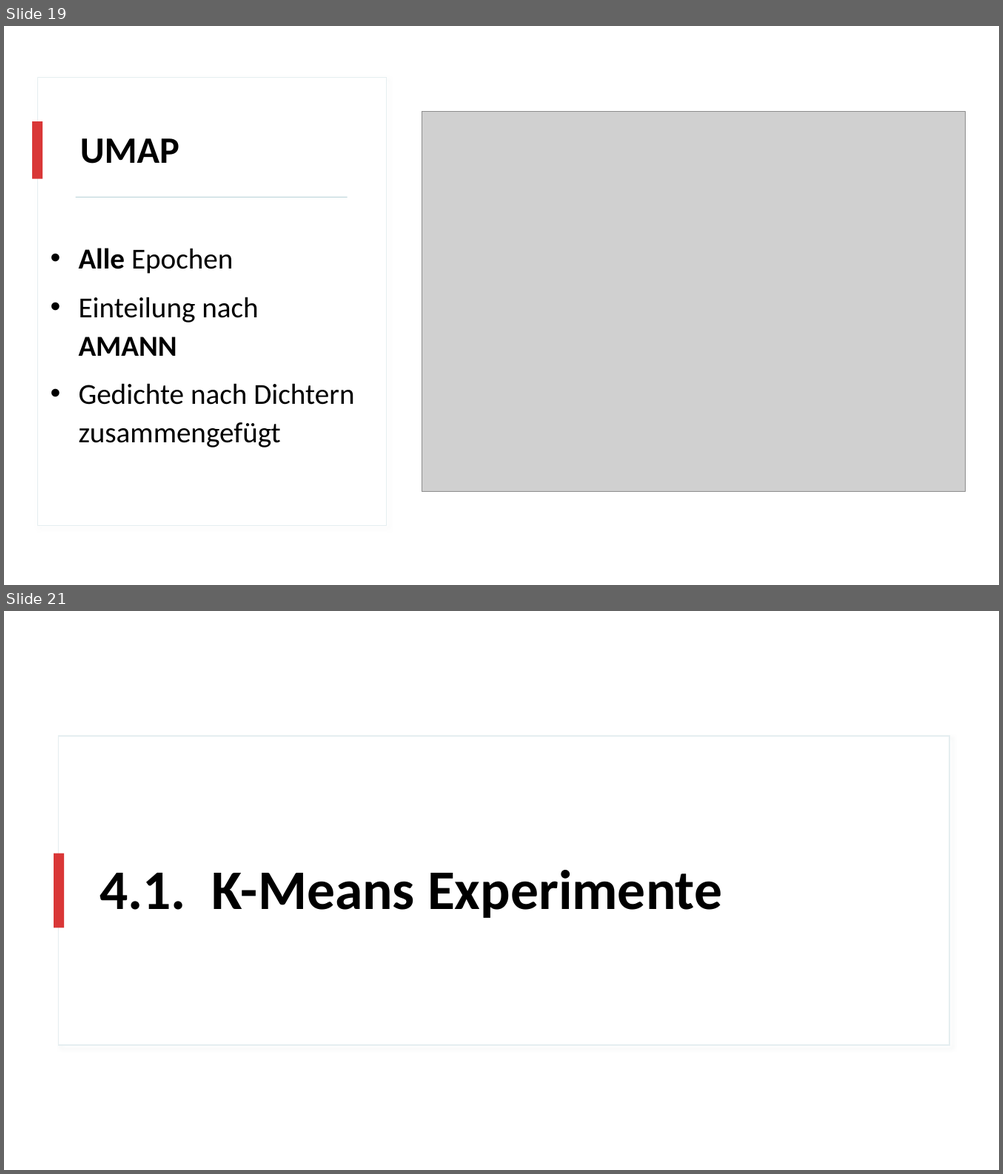
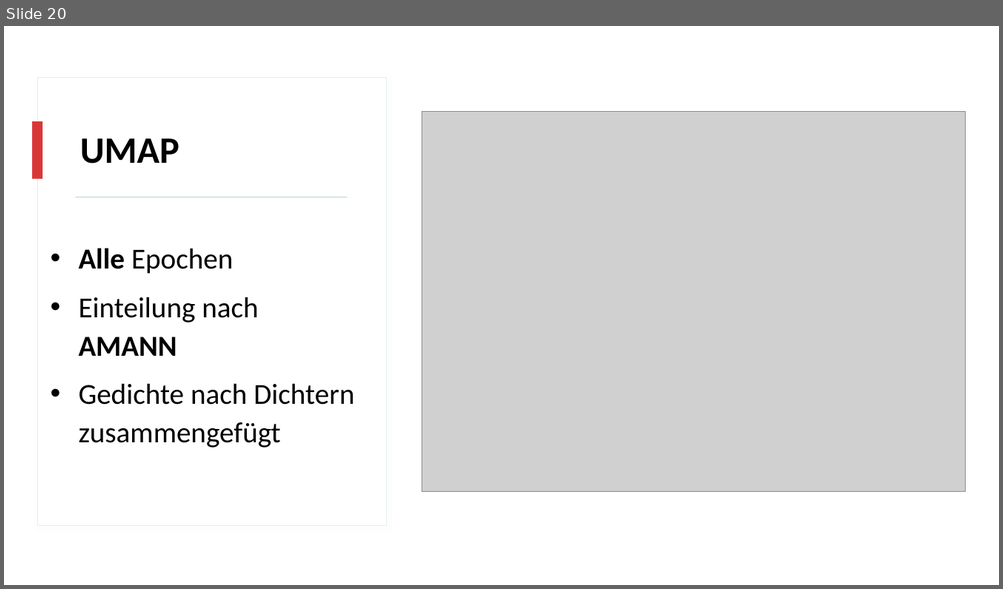
Before and after one commit to realjanpaulus/clusterpoems, a slide deck: presentation/clustering_presentation.pptx. Shown one above the other, each under a label of ours: slides 19 and 21 before the commit, slide 20 after it; the slides between them are not shown. The pictures are 1003x1174 and 1003x589 pixels, drawn with LibreOffice and Linux fonts; fonts in the diff are those of the drawing; grey boxes stand for pictures. Boxes give left, top, right and bottom in pixels: in the first picture for what was removed or moved away, otherwise in the second. Text is boxed around its words. In the diff, an @@ line names an element or a change of style, - is before the commit and + after.

```diff
--- a/presentation/clustering_presentation.pptx
+++ b/presentation/clustering_presentation.pptx
@@ slide 21 removed at [4,611,999,1170], background #FFFFFF @@
@@ rectangle removed at [59,736,949,1046] @@
@@ rectangle removed at [54,854,65,928] @@
@@ title removed at [99,870,722,918] @@
-4.1. K-Means Experimente
@@ what was slide 19 is now slide 20 @@
```
Also in this commit, not shown: 2 slides changed, 9 slides added, 3 other slides removed, 14 other files.
